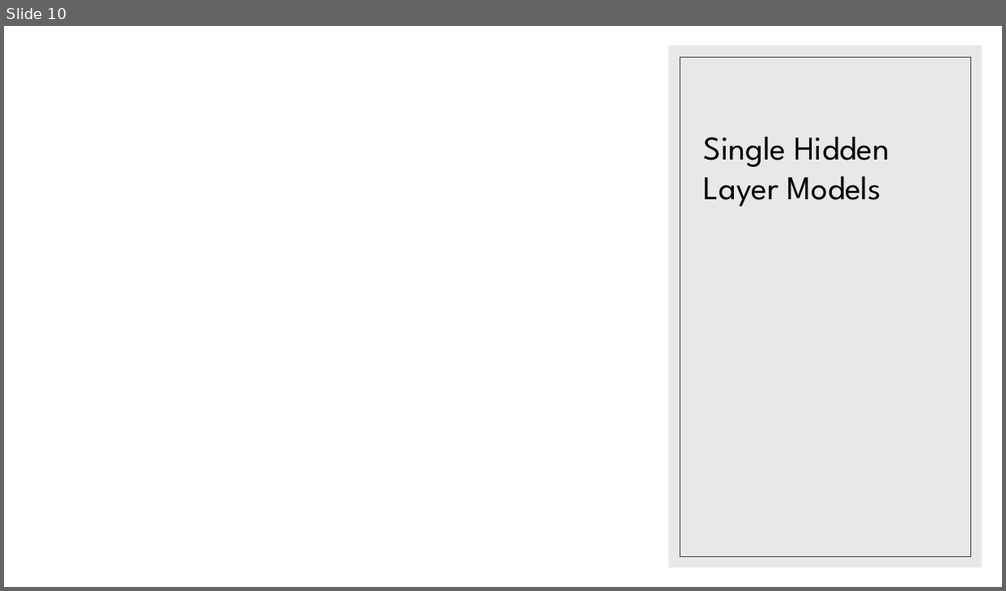
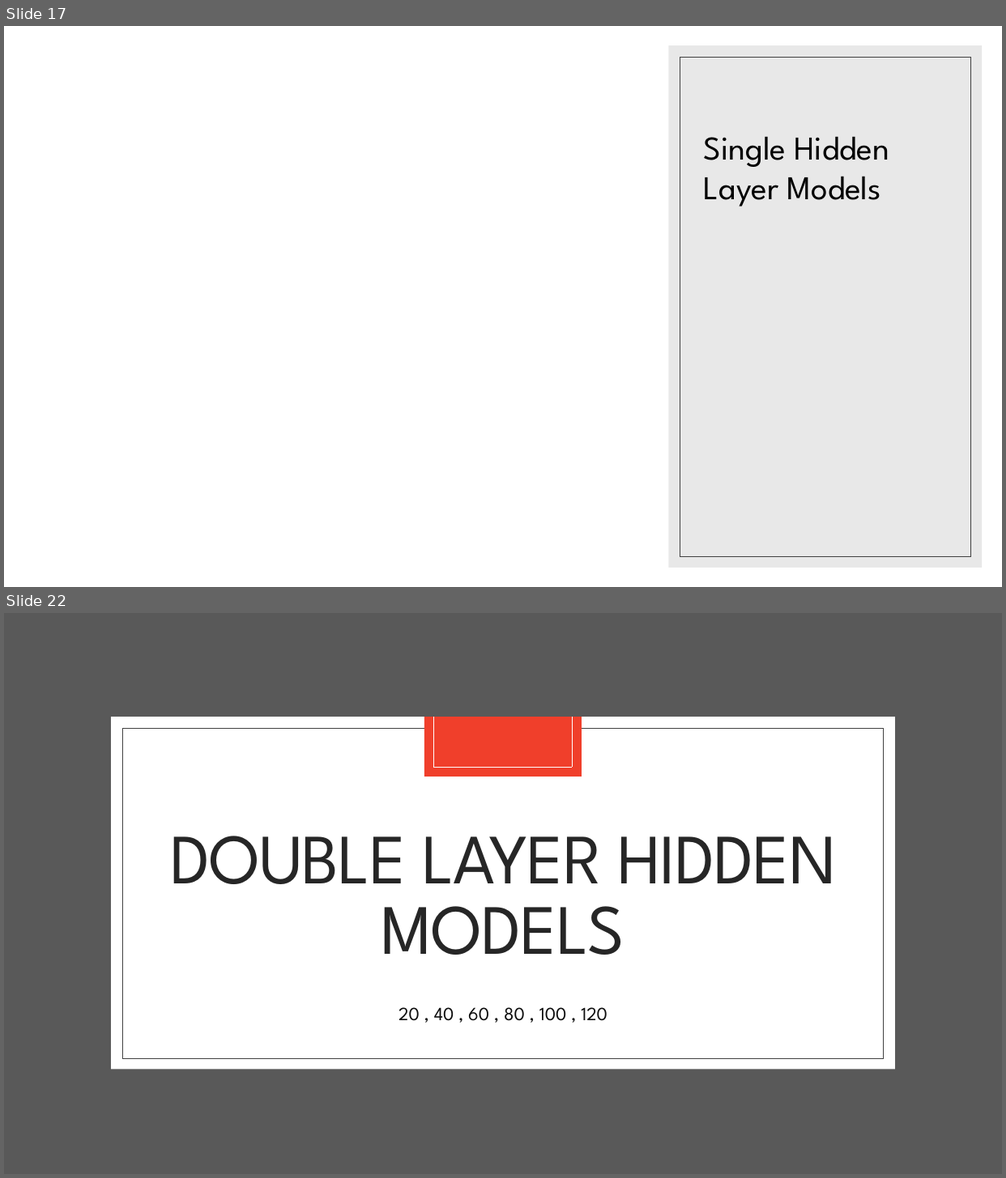
Before and after one commit to landonbuell/Convolutional-Neural-Networks, a slide deck: Presentations/14_04_2020/Modeling Attack Functions.pptx. Shown one above the other, each under a label of ours: slide 10 before the commit, slides 17 and 22 after it; the slides between them are not shown. The pictures are 1006x591 and 1006x1178 pixels, drawn with LibreOffice and Linux fonts; fonts in the diff are those of the drawing; grey boxes stand for pictures. Boxes give left, top, right and bottom in pixels: in the first picture for what was removed or moved away, otherwise in the second. Text is boxed around its words. In the diff, an @@ line names an element or a change of style, - is before the commit and + after.

```diff
--- a/Presentations/14_04_2020/Modeling Attack Functions.pptx
+++ b/Presentations/14_04_2020/Modeling Attack Functions.pptx
@@ slide 22 added at [4,613,1002,1174], background #FFFFFF @@
@@ rectangle added at [4,613,1002,1174], fill #595959 @@
@@ rectangle added at [111,717,895,1070], fill #FFFFFF @@
@@ rectangle added at [122,728,884,1059], outline #404040 0.5 pt @@
@@ rectangle added at [424,717,582,777], fill #F03F2B @@
@@ line added from (434, 717) to (434, 767), #FFFFFF 0.5 pt @@
@@ line added from (572, 717) to (572, 767), #FFFFFF 0.5 pt @@
@@ line added from (434, 767) to (572, 767), #FFFFFF 0.5 pt @@
@@ title added at [170,836,837,955], 68 pt, text #262626 @@
+DOUBLE LAYER HIDDEN MODELS
@@ text added at [398,1007,607,1021], 18 pt, text #0D0D0D @@
+20 , 40 , 60 , 80 , 100 , 120
@@ what was slide 10 is now slide 17 @@
```
Also in this commit, not shown: 12 other slides added, 2 other files.
